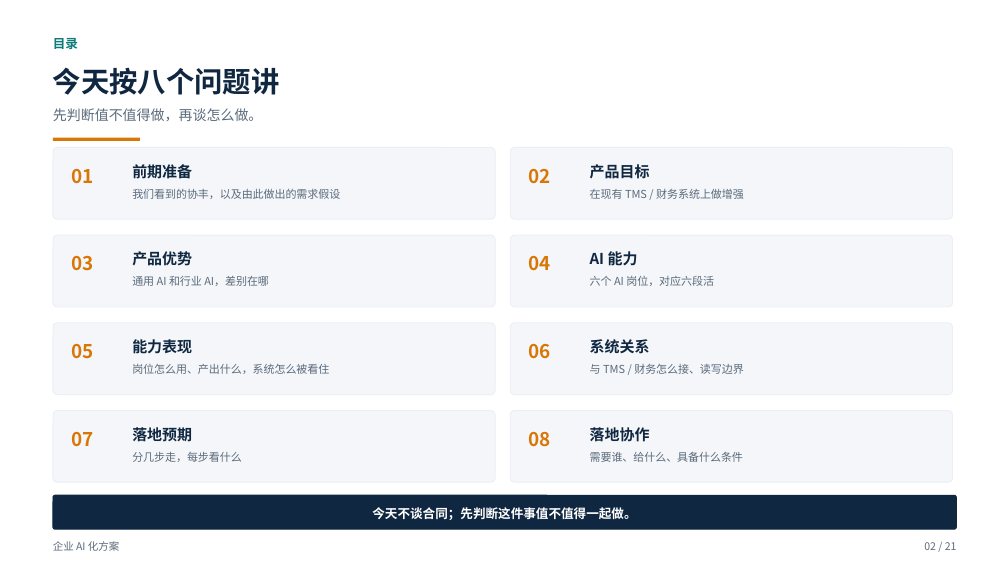
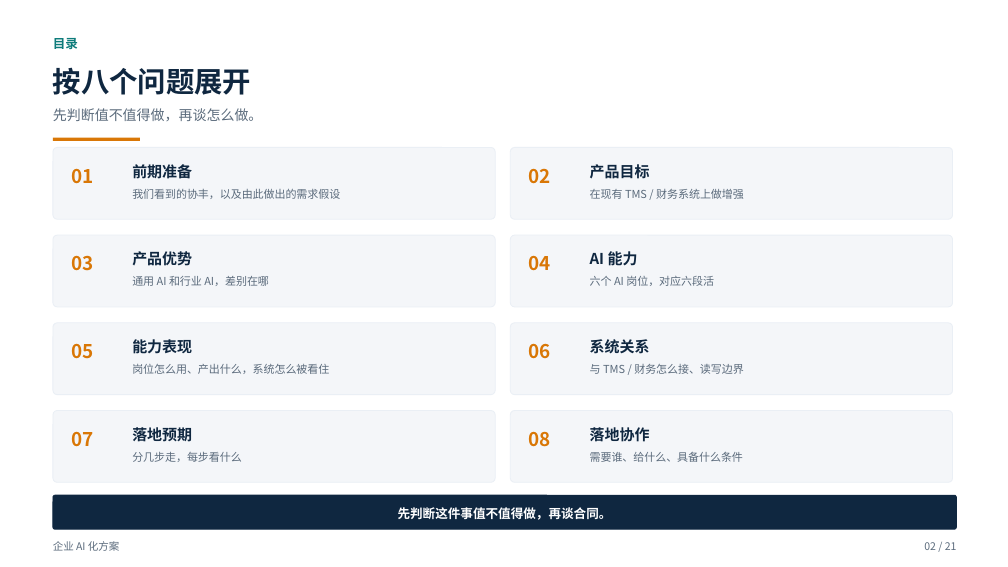
Before and after one commit to roma007/Enterprise-AI, a slide deck: slide 2 of 会客包/reports/客户老板版_企业AI化方案_2026-11-09.pptx. Drawn at 1008x567 pixels with LibreOffice and Linux fonts; fonts in the diff are those of the drawing. Boxes give left, top, right and bottom in pixels: in the first picture for what was removed or moved away, otherwise in the second. Text is boxed around its words. In the diff, an @@ line names an element or a change of style, - is before the commit and + after.

```diff
--- a/会客包/reports/客户老板版_企业AI化方案_2026-11-09.pptx
+++ b/会客包/reports/客户老板版_企业AI化方案_2026-11-09.pptx
@@ text at box(53, 67, 251, 95): text changed @@
-今天按八个问题讲
+按八个问题展开
@@ text at box(398, 507, 612, 520): text changed @@
-今天不谈合同；先判断这件事值不值得一起做。
+先判断这件事值不值得做，再谈合同。
```
Also in this commit, not shown: 4 other slides changed, 6 other files.
